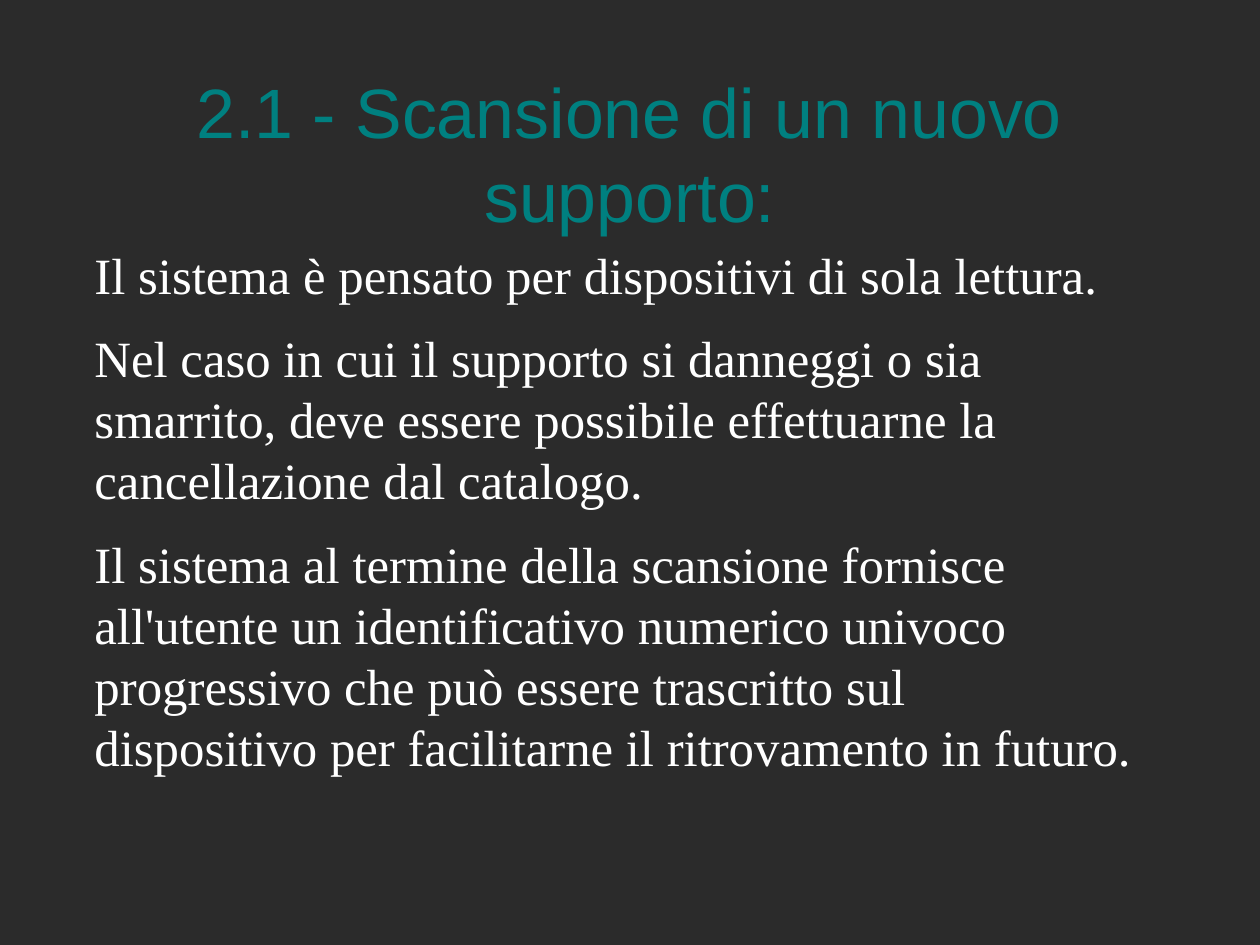
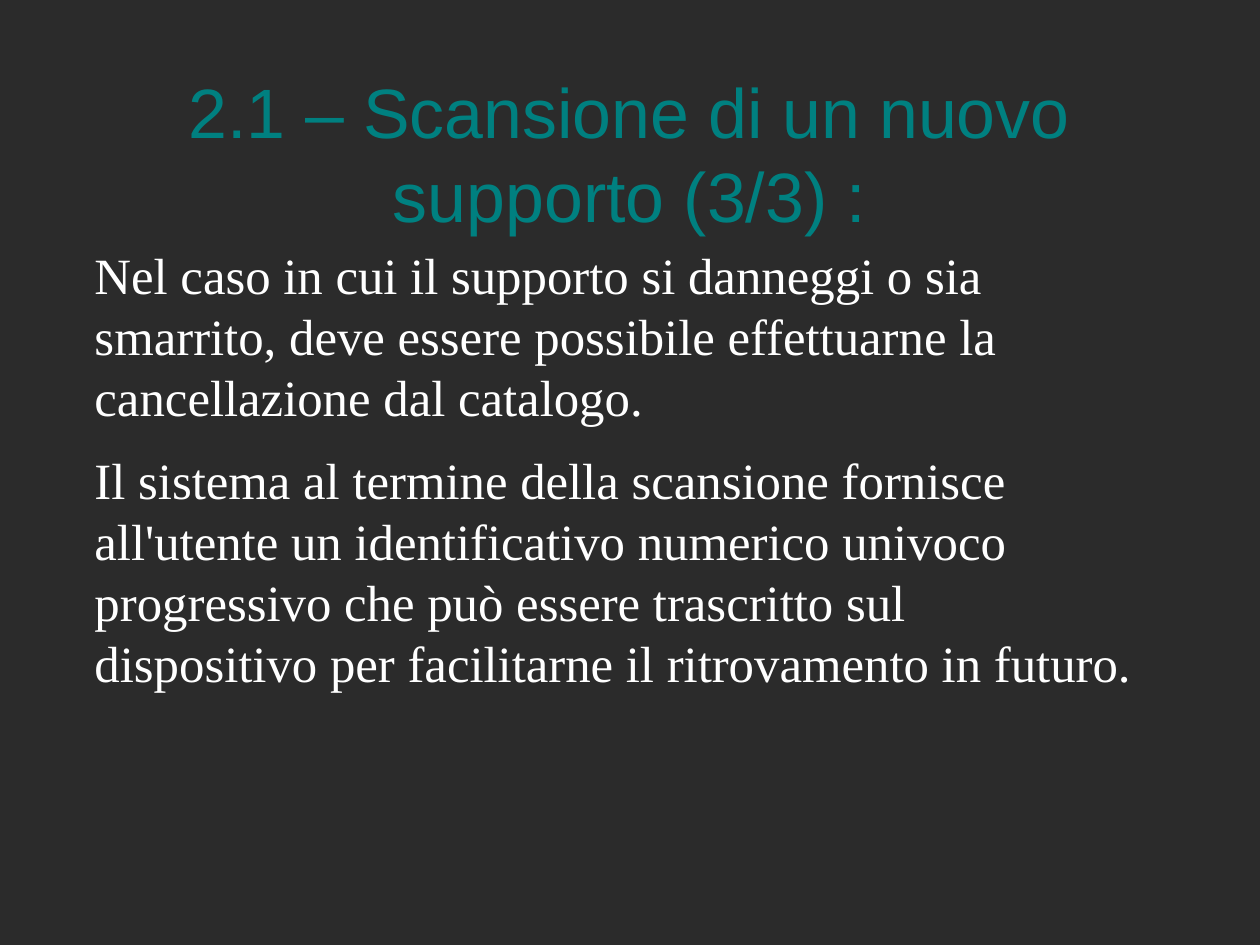
Before and after one commit to Muffo/medialog, a slide deck: slide 8 of presentazione MediaLog.odp. Drawn at 1260x945 pixels with LibreOffice and Linux fonts; fonts in the diff are those of the drawing; background and template pictures are left out; a plain dark background stands for a picture behind light text. Boxes give left, top, right and bottom in pixels: in the first picture for what was removed or moved away, otherwise in the second. Text is boxed around its words. In the diff, an @@ line names an element or a change of style, - is before the commit and + after.

```diff
--- a/presentazione MediaLog.odp
+++ b/presentazione MediaLog.odp
@@ title at bbox=[189, 87, 1069, 235]: text changed @@
-2.1 - Scansione di un nuovo supporto:
+2.1 – Scansione di un nuovo supporto (3/3) :
@@ text at bbox=[94, 258, 1097, 304]: paragraph removed @@
-Il sistema è pensato per dispositivi di sola lettura.
```
Also in this commit, not shown: 7 other slides changed, 7 slides added.
